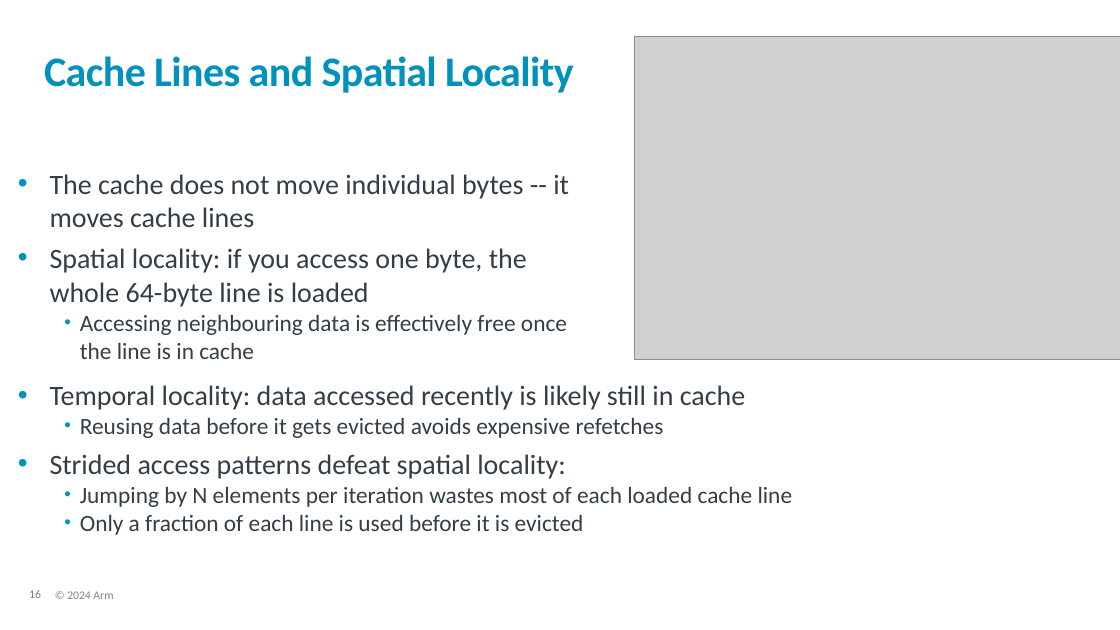
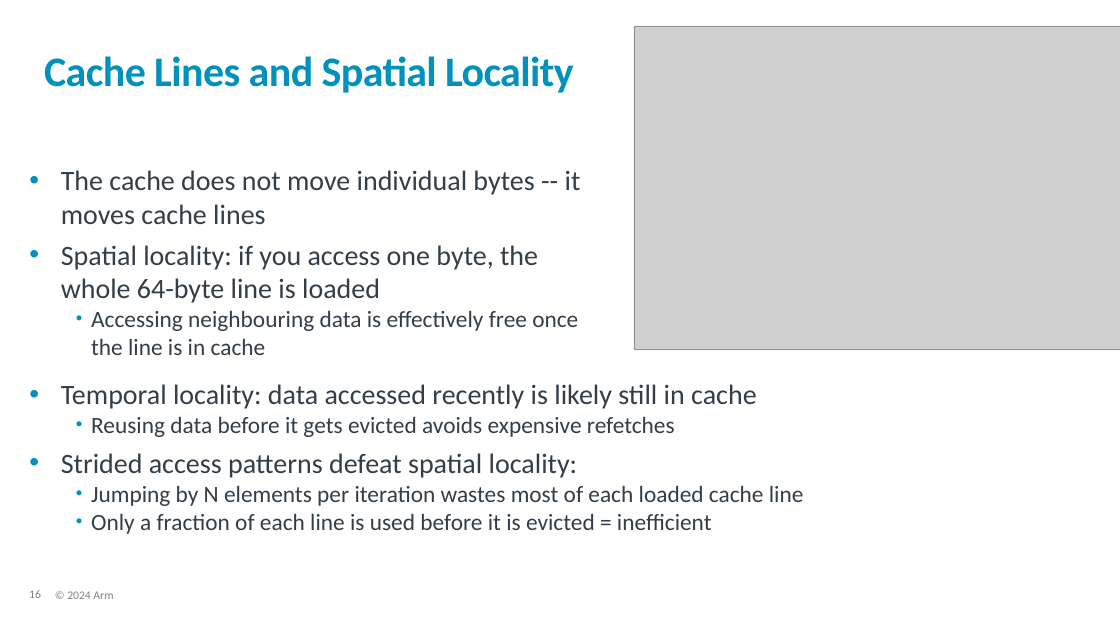
Before and after one commit to OliverGrainge/Arm-Total-Performance, a slide deck: slide 16 of slides.pptx. Drawn at 1120x630 pixels with LibreOffice and Linux fonts; fonts in the diff are those of the drawing; grey boxes stand for pictures; background and template pictures are left out. Boxes give left, top, right and bottom in pixels: in the first picture for what was removed or moved away, otherwise in the second. Text is boxed around its words. In the diff, an @@ line names an element or a change of style, - is before the commit and + after.

```diff
--- a/slides.pptx
+++ b/slides.pptx
@@ picture: place and size @@
-picture at (634,36,1120,360)
+picture at (634,26,1120,350)
@@ text "The cache does not move ...": place and size @@
-text "The cache does not move ..." at (50,174,569,359)
+text "The cache does not move ..." at (61,170,581,355)
@@ text "Temporal locality: data accessed recently ...": place and size @@
-text "Temporal locality: data accessed recently ..." at (50,385,793,535)
+text "Temporal locality: data accessed recently ..." at (61,384,804,534)
@@ text at (91,513,712,534): text changed @@
-  • Only a fraction of each line is used before it is evicted
+  • Only a fraction of each line is used before it is evicted = inefficient
```
Also in this commit, not shown: 12 other slides changed.
